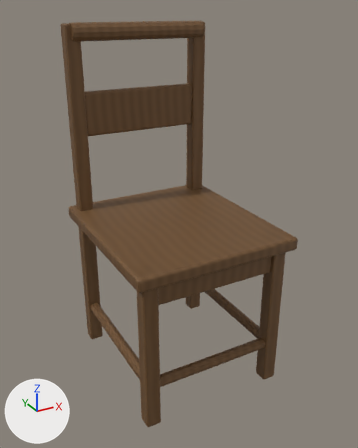
Renders of the FBX model art/exports/environment/FUR_WoodChair.fbx from each side of a commit.
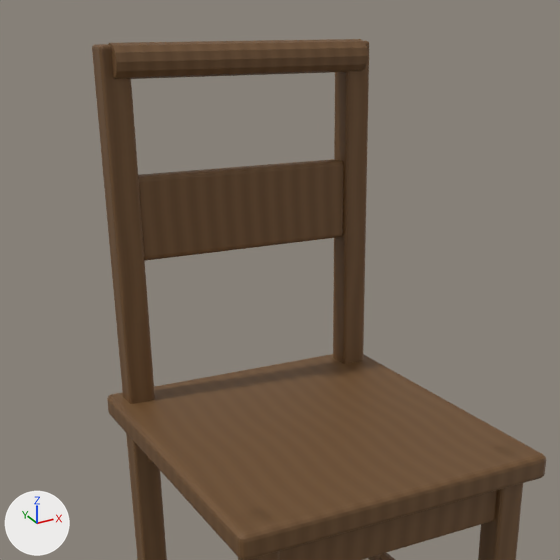
Each version appears first whole from a 50 mm camera at (-0.595, -1.105, 0.99) aimed at (0.004, -0.017, 0.446), and next in a close-up on the part from 3% to 85% of the width and 0% to 65% of the height. Arrows for +X, +Y and +Z are at lower left; the lights stay in place. The first two pictures are the older version. Where no turn or scale is listed for an object, it has been applied to the vertices.

Script lines for the objects in view, before the commit:
```python
me_cube = bpy.data.meshes.new('Cube')
me_cube.from_pydata(...)  # 852 vertices, 834 faces; spans x -0.225..0.225, y -0.25..0.25, z 0.0..0.952
me_cube.materials.append(mat_mat_wood_worn)
ob_fur_woodchair = bpy.data.objects.new('FUR_WoodChair', me_cube)
ob_fur_woodchair.location = (0.0, 0.0, 0.0)
```
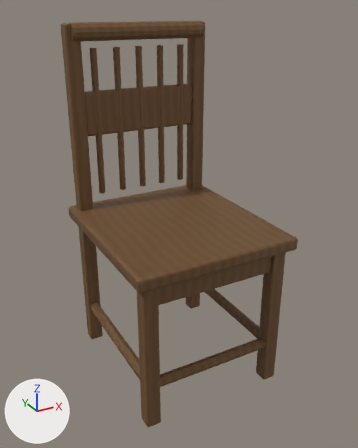
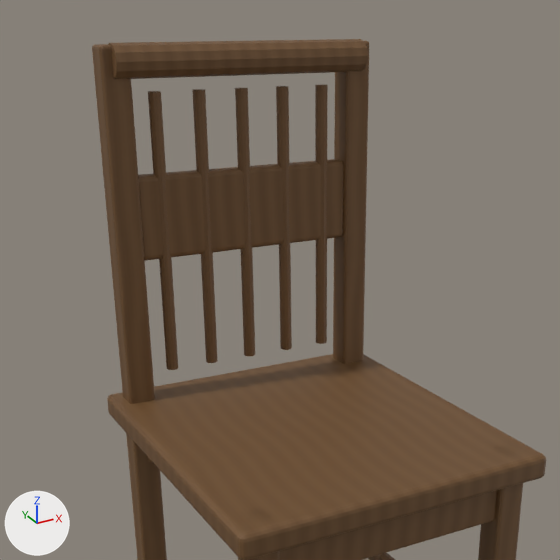
Where the change shows, as pixel boxes (x1, y1, x2, y2) in the close-ups (560 x 560 px):
part 1 of me_cube, added (brown): after (148, 91, 178, 370)
part 2 of me_cube, added (brown): after (192, 89, 218, 363)
part 3 of me_cube, added (brown): after (235, 88, 255, 356)
part 4 of me_cube, added (brown): after (276, 86, 292, 350)
part 5 of me_cube, added (brown): after (315, 84, 328, 344)

Patch to the scene script:
```diff
--- a/art/exports/environment/FUR_WoodChair.fbx.py
+++ b/art/exports/environment/FUR_WoodChair.fbx.py
@@ me_cube @@
 # used by ob_fur_woodchair; location = (0.0, 0.0, 0.0)
-me_cube.from_pydata(...)  # 852 vertices, 834 faces; spans x -0.225..0.225, y -0.25..0.25, z 0.0..0.952
+me_cube.from_pydata(...)  # 972 vertices, 904 faces; spans x -0.225..0.225, y -0.25..0.25, z 0.0..0.952
+# me_cube part 1: a new loose piece, a 12-sided cylinder along z spanning x -0.139..-0.121, y 0.196..0.214, z 0.49..0.89, in mat_mat_wood_worn
+# me_cube part 2: a new loose piece, a 12-sided cylinder along z spanning x -0.074..-0.056, y 0.196..0.214, z 0.49..0.89, in mat_mat_wood_worn
+# me_cube part 3: a new loose piece, a 12-sided cylinder along z spanning x -0.009..0.009, y 0.196..0.214, z 0.49..0.89, in mat_mat_wood_worn
+# me_cube part 4: a new loose piece, a 12-sided cylinder along z spanning x 0.056..0.074, y 0.196..0.214, z 0.49..0.89, in mat_mat_wood_worn
+# me_cube part 5: a new loose piece, a 12-sided cylinder along z spanning x 0.121..0.139, y 0.196..0.214, z 0.49..0.89, in mat_mat_wood_worn
 me_cube.materials.append(mat_mat_wood_worn)
```
